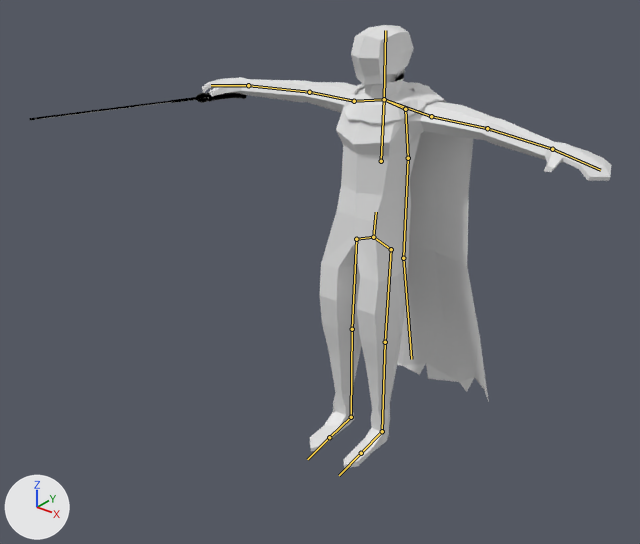
Two versions of the FBX model Assets/Assets/SwordGuy.fbx, one commit apart.
Rendered twice from a 50 mm lens placed at (2.11, -3.06, 2.7), pointed at (-0.13, -0.26, 0.97). Arrows for +X, +Y and +Z are at lower left; the lights stay in place. The older version comes first. The bones that change, and the others that lie on the model, are drawn over the model as lines.

The first picture shows 'Cape', 'Fighter', 'Sword'.
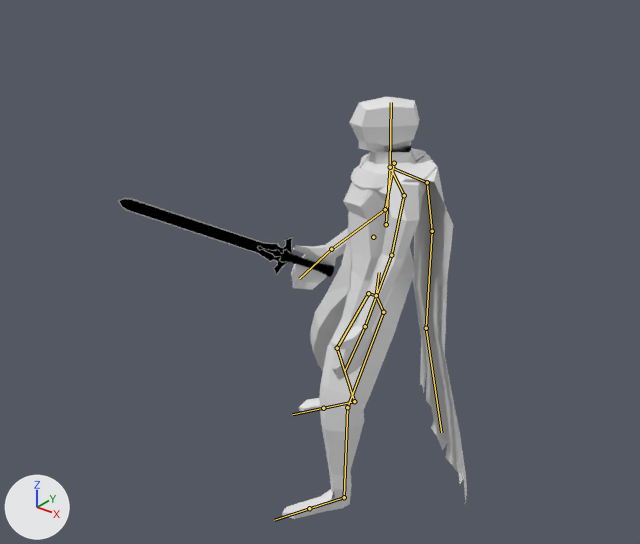
Commit message: Implement Idle Animation

The newer file adds an action. The first version stands in its rest pose; the second is drawn at frame 16 of the action 'Armature.002|Idle'.

Pixel boxes (x1, y1, x2, y2) of what changed, in the pictures (640 x 544 px):
'Fighter', posed (64% narrower)
    before: (202, 25, 611, 468)
    after: (282, 97, 427, 519)
'Cape', posed (19% narrower, 11% taller)
    before: (344, 81, 489, 402)
    after: (350, 148, 467, 503)
'Sword', posed
    before: (29, 92, 247, 120)
    after: (117, 197, 334, 277)
bone 'Bone', root to tip
    before: (373, 237) to (376, 212)
    after: (376, 295) to (379, 272)
bone 'Bone.001', root to tip
    before: (381, 161) to (384, 99)
    after: (386, 224) to (390, 167)
bone 'shoulder.L', root to tip
    before: (384, 99) to (431, 116)
    after: (390, 167) to (404, 195)
bone 'upperArm.L', root to tip
    before: (431, 116) to (487, 128)
    after: (404, 195) to (391, 255)
bone 'upperArm.R', root to tip
    before: (354, 101) to (309, 92)
    after: (394, 163) to (385, 209)
bone 'forearm.R', root to tip
    before: (309, 92) to (248, 85)
    after: (385, 209) to (331, 249)
bone 'hand.R', root to tip
    before: (248, 85) to (211, 85)
    after: (331, 249) to (299, 278)
bone 'hip.L', root to tip
    before: (373, 237) to (391, 249)
    after: (376, 295) to (383, 312)
bone 'upperLeg.L', root to tip
    before: (391, 249) to (385, 342)
    after: (383, 312) to (347, 407)
bone 'lowerLeg.L', root to tip
    before: (385, 342) to (382, 431)
    after: (347, 407) to (344, 497)
bone 'hip.R', root to tip
    before: (373, 237) to (356, 239)
    after: (376, 295) to (368, 293)
bone 'upperLeg.R', root to tip
    before: (356, 239) to (352, 329)
    after: (368, 293) to (337, 348)
bone 'lowerLeg.R', root to tip
    before: (352, 329) to (351, 417)
    after: (337, 348) to (354, 401)
bone 'foot.R', root to tip
    before: (351, 417) to (329, 437)
    after: (354, 401) to (323, 408)

The edits, one by one:
Bone 'Bone' (bone_bone) moves from (0.0, 0.0, 0.0) to (0.021, -0.289, -0.036).
Bone 'Bone' (bone_bone) turns from (0, 0, 0) to (1, -23, -3) degrees about its own x, y and z.
Bone 'Bone.001' (bone_bone_001) turns from (0, 0, 0) to (0, -22, -1) degrees about its own x, y and z.
Bone 'shoulder.L' (bone_shoulder_l) turns from (0, 0, 0) to (11, 2, 0) degrees about its own x, y and z.
Bone 'upperArm.L' (bone_upperarm_l) turns from (0, 0, 0) to (14, -49, -90) degrees about its own x, y and z.
Bone 'upperArm.R' (bone_upperarm_r) turns from (0, 0, 0) to (5, -13, 74) degrees about its own x, y and z.
Bone 'forearm.R' (bone_forearm_r) turns from (0, 0, 0) to (33, 9, 2) degrees about its own x, y and z.
Bone 'hand.R' (bone_hand_r) turns from (0, 0, 0) to (-1, -1, 0) degrees about its own x, y and z.
Bone 'hip.L' (bone_hip_l) turns from (0, 0, 0) to (0, 3, -10) degrees about its own x, y and z.
Bone 'upperLeg.L' (bone_upperleg_l) turns from (0, 0, 0) to (17, 6, -24) degrees about its own x, y and z.
Bone 'lowerLeg.L' (bone_lowerleg_l) turns from (0, 0, 0) to (-17, 2, 23) degrees about its own x, y and z.
Bone 'hip.R' (bone_hip_r) turns from (0, 0, 0) to (0, 3, -10) degrees about its own x, y and z.
Bone 'upperLeg.R' (bone_upperleg_r) turns from (0, 0, 0) to (27, 0, 8) degrees about its own x, y and z.
Bone 'lowerLeg.R' (bone_lowerleg_r) turns from (0, 0, 0) to (-7, -1, -26) degrees about its own x, y and z.
Bone 'foot.R' (bone_foot_r) turns from (0, 0, 0) to (3, 21, 13) degrees about its own x, y and z.
